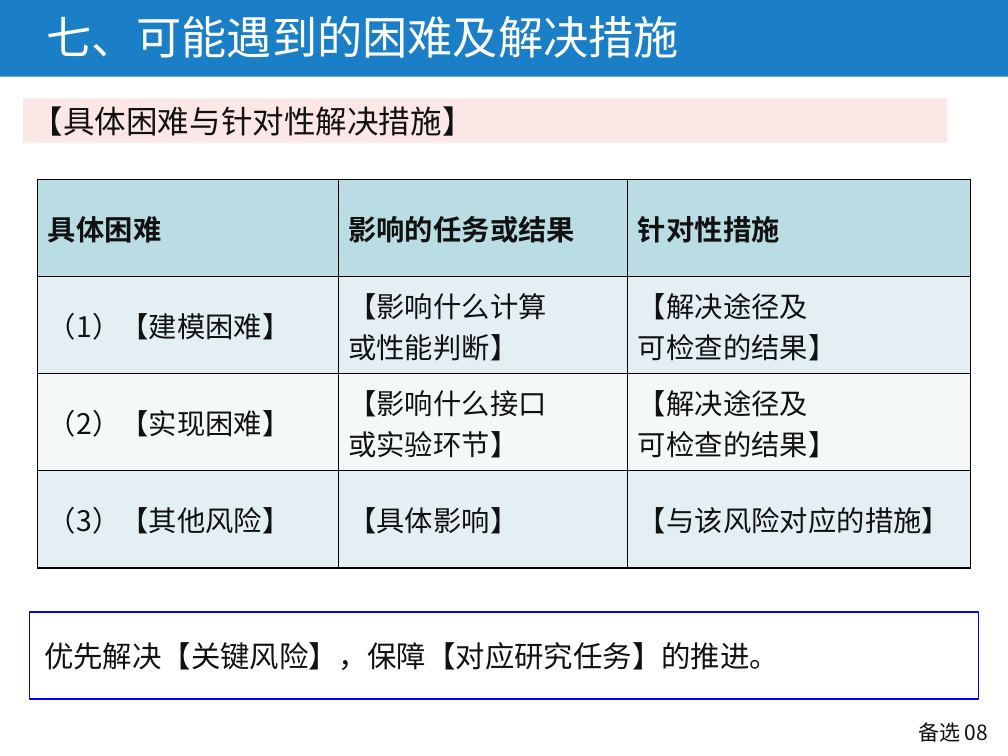
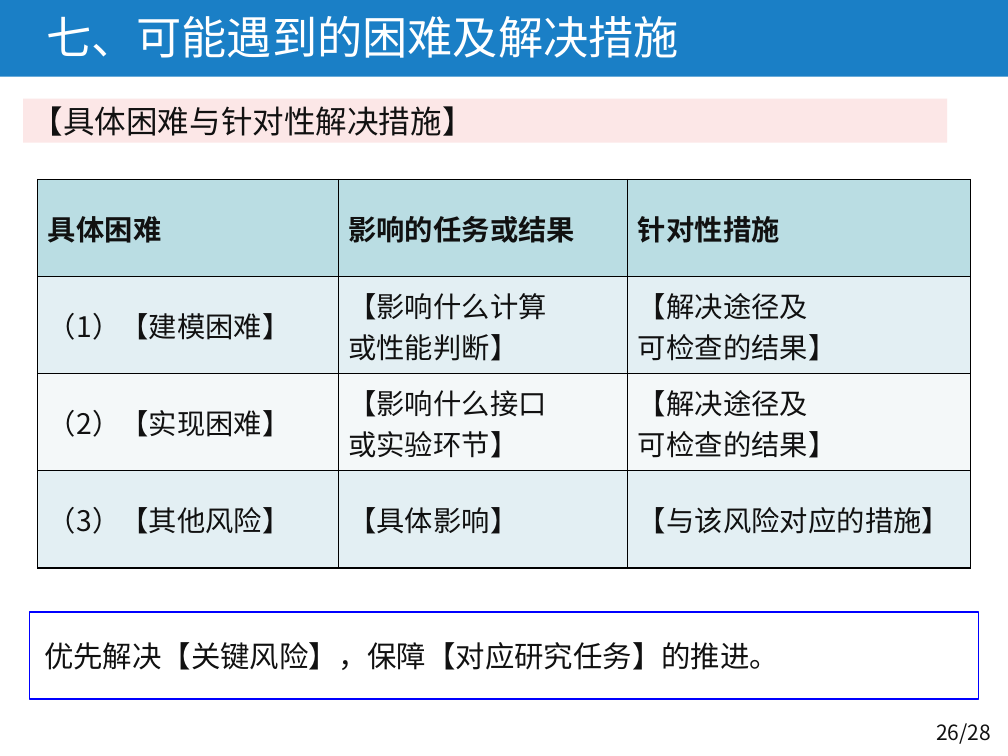
Before and after one commit to Wu-Cyrus/proposal-ppt-skill, a slide deck: slide 26 of assets/proposal-template.pptx (slide 28 before the commit). Drawn at 1008x756 pixels with LibreOffice and Linux fonts; fonts in the diff are those of the drawing. Boxes give left, top, right and bottom in pixels: in the first picture for what was removed or moved away, otherwise in the second. Text is boxed around its words. In the diff, an @@ line names an element or a change of style, - is before the commit and + after.

Commit message:
清理模板参考人名，并按章节排列正文备选页
删除模板备注及技能文档中的参考稿姓名、学号、个人文件名和私人文件标识，保留通用组织方法。
将8张正文备选页插入对应章节，统一28页页码，保持封面和目录样式，结束页置于最后。
同步更新背景图位、版式选择和页次映射，保留MathType及学术出处要求。

```diff
--- a/assets/proposal-template.pptx
+++ b/assets/proposal-template.pptx
@@ text at [936, 723, 991, 744]: text changed @@
-备选 08
+26/28
```
Also in this commit, not shown: 27 other slides changed, 5 other files.
